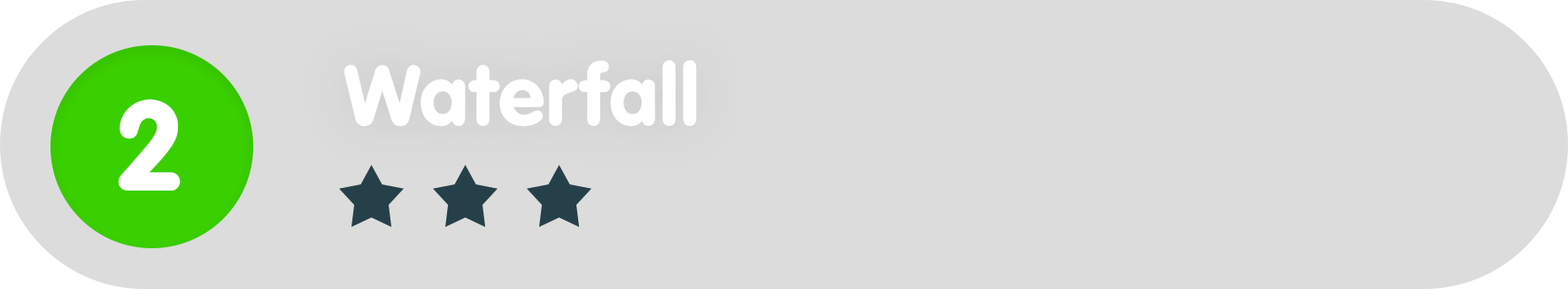
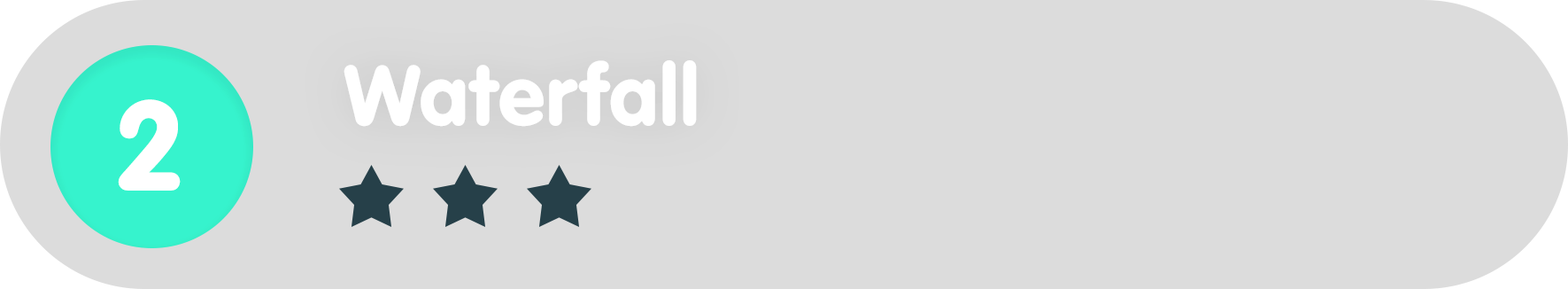
Before/after of a 1568x289 layered artwork. What changed in the layer stack:
painted on "Ellipse_green" over [50, 45, 254, 248]
